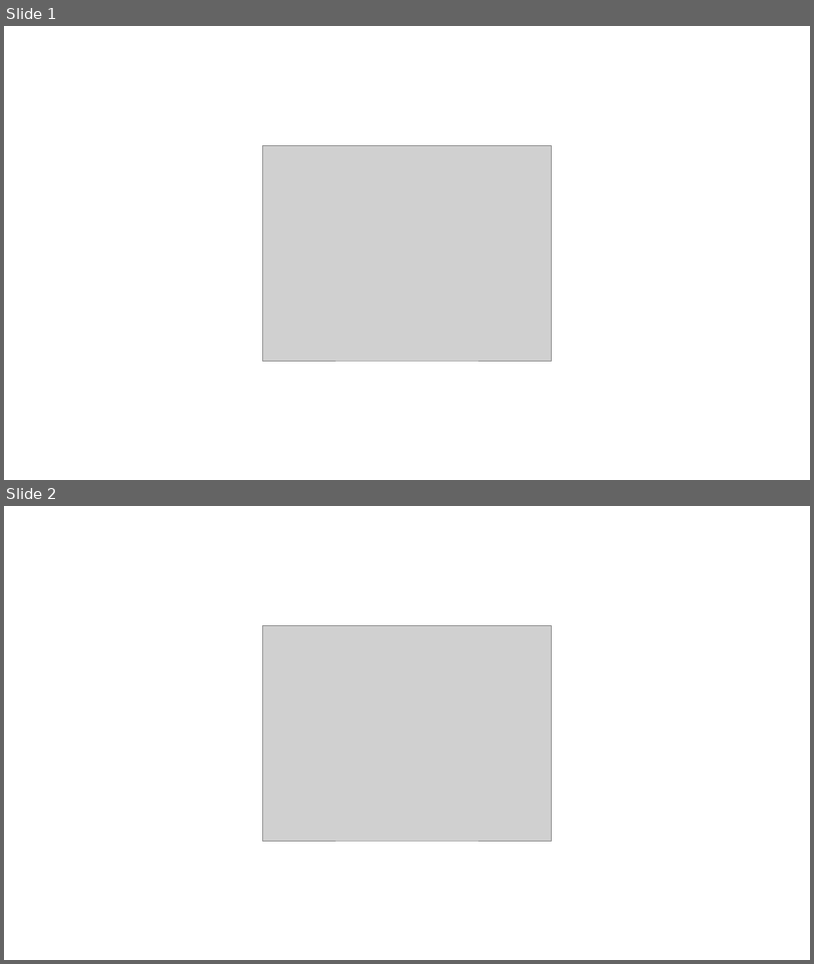
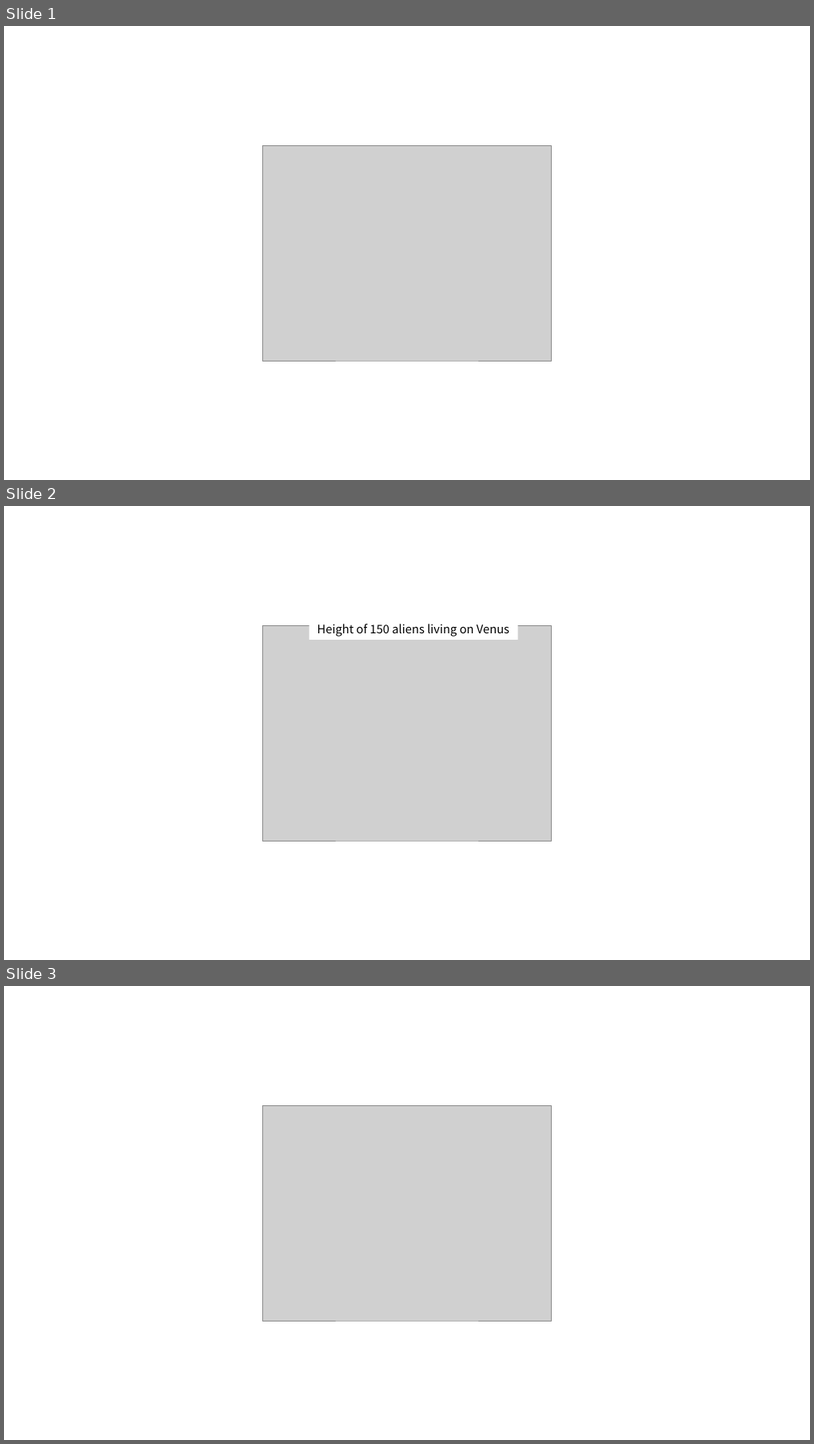
Before and after one commit to answeredbyablemind/answeredbyablemind.github.io, a slide deck: pics/2020-02-12-standard_error/pics.pptx. Shown one above the other, each under a label of ours: slides 1 and 2 before the commit, slides 1, 2 and 3 after it. The pictures are 814x964 and 814x1444 pixels, drawn with LibreOffice and Linux fonts; fonts in the diff are those of the drawing; grey boxes stand for pictures. Boxes give left, top, right and bottom in pixels: in the first picture for what was removed or moved away, otherwise in the second. Text is boxed around its words. In the diff, an @@ line names an element or a change of style, - is before the commit and + after.

```diff
--- a/pics/2020-02-12-standard_error/pics.pptx
+++ b/pics/2020-02-12-standard_error/pics.pptx
@@ slide 2 added at (x1=4, y1=506, x2=810, y2=960), background #FFFFFF @@
@@ picture added at (x1=263, y1=625, x2=551, y2=840) @@
@@ rectangle added at (x1=310, y1=619, x2=518, y2=640), fill #FFFFFF, 14 pt, text #000000 @@
+Height of 150 aliens living on Venus
@@ what was slide 2 is now slide 3 @@
```
Also in this commit, not shown: 2 other slides added, 19 other files.
